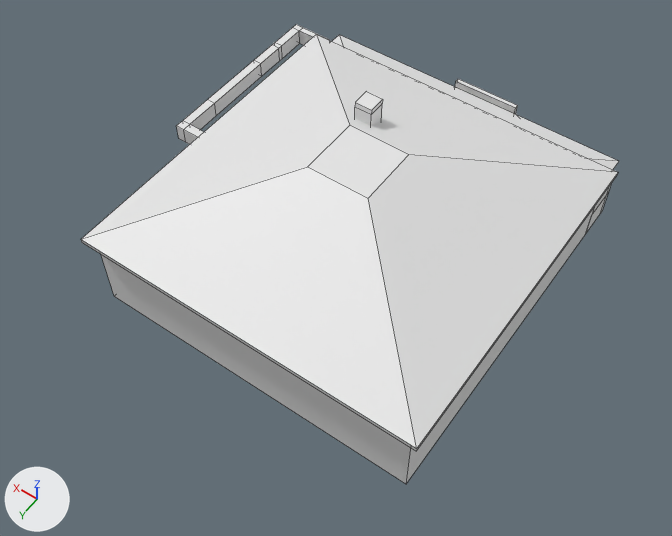
The FBX model src/Assets/3D Assets/Models/TH.fbx: old version first, new version second.
The view is the same before and after, from a 50 mm camera at (-35.2, 53.0, 75.0) aimed at (0.5, 3.1, -3.4). Lighting does not change. The marker at lower left points along +X, +Y and +Z. Mesh edges are drawn as thin lines. Materials are left out; every surface is plain grey. Vertices at the same position are counted once.

Objects in the first picture: 'TH'.
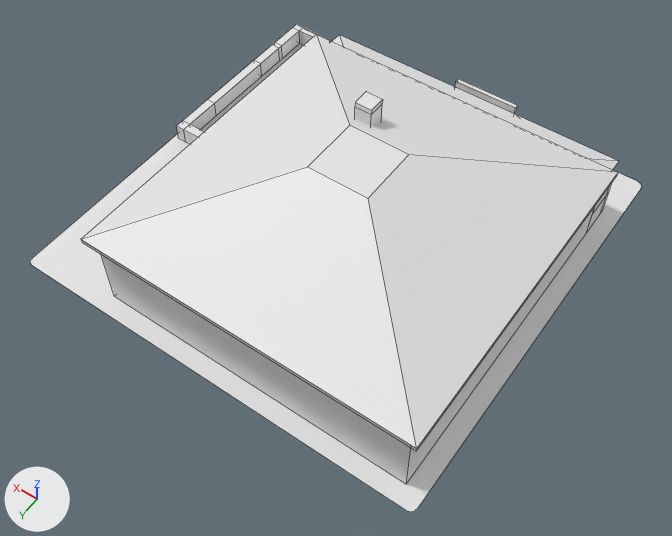
Pixel boxes (x1, y1, x2, y2) of what changed, in the pictures (672 x 536 px; the box of a moved part takes in the faces that stretch with it):
'TH', reshaped (14% wider, 6% taller)
    before: (81, 24, 619, 484)
    after: (30, 24, 642, 512)
part 1 of me_cube, added
    after: (30, 44, 642, 512)
part 2 of me_cube, moved or reshaped
    both: (586, 196, 606, 233)

What the commit changed:
me_cube is used by ob_th; location (0.0, 0.0, 0.0).
Verts and faces of me_cube; kept vertices keep their numbers, new ones are numbered from 185.
Before the commit, vertices of me_cube: 27 (-18.6, -18.6, -5.6) at pixel (585, 234), 92 (-18.1, -18.6, -5.6), 94 (-18.1, -22.4, -5.6), 96 (-18.6, -18.6, -2.4) at pixel (591, 215), 103 (-18.1, -18.6, -2.4).
Before the commit, vertices of me_cube: 104 (-18.6, -22.4, -5.6) at pixel (600, 213), 107 (-18.6, -22.4, -2.4) at pixel (606, 194).
me_cube had 185 vertices, 176 faces and spanned x -19.6..29.0, y -27.7..19.6, z -5.6..11.9.
me_cube now has 207 vertices, 177 faces and spans x -20.8..29.7, y -29.7..20.8, z -5.6..11.9.
me_cube part 1: a new loose piece of 20 vertices spanning x -20.8..29.7, y -29.7..20.8, z -5.6.
Part 2, on me_cube:
Faces deleted: (27, 96, 103, 92), (27, 104, 107, 96), (27, 92, 94, 104).
New vertex 186 is at (-18.6, -18.6, -5.6), pixel (585, 234).
New faces: (92, 186, 96, 103), (96, 186, 104, 107), (92, 94, 104, 186).
